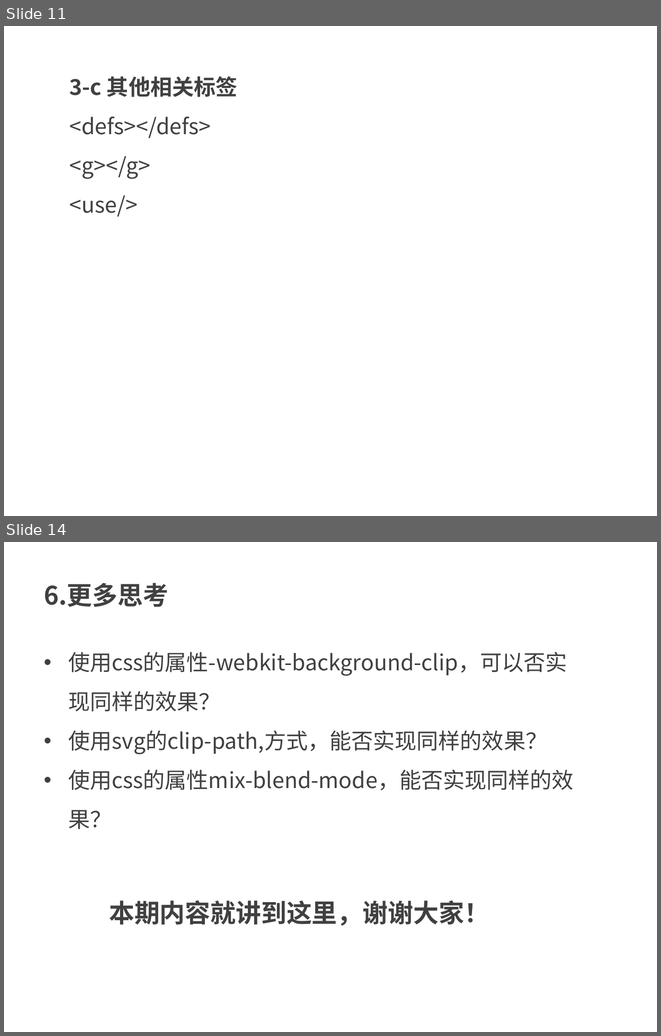
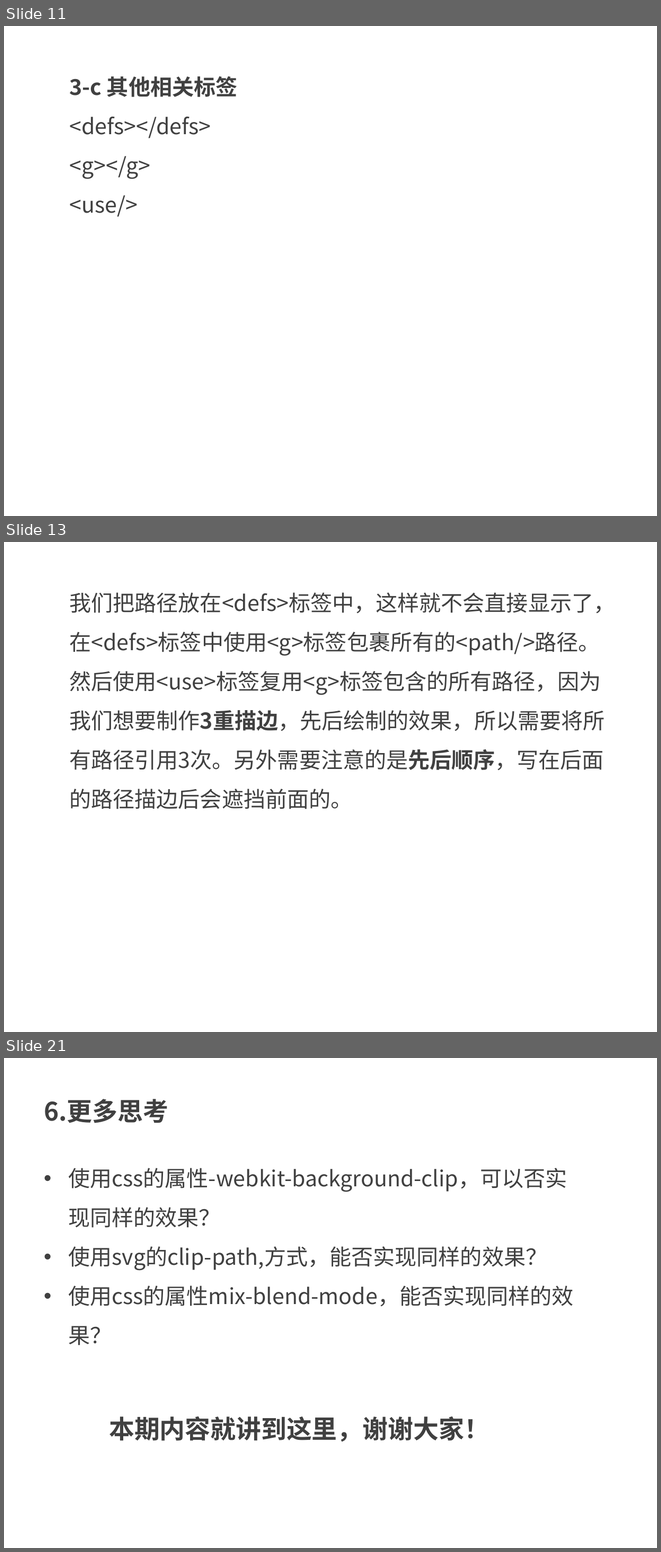
Before and after one commit to kong66/webAni, a slide deck: 9-svg-path-ani/svg-stroke-ani.pptx. Shown one above the other, each under a label of ours: slides 11 and 14 before the commit, slides 11, 13 and 21 after it; the slides between them are not shown. The pictures are 661x1036 and 661x1552 pixels, drawn with LibreOffice and Linux fonts; fonts in the diff are those of the drawing. Boxes give left, top, right and bottom in pixels: in the first picture for what was removed or moved away, otherwise in the second. Text is boxed around its words. In the diff, an @@ line names an element or a change of style, - is before the commit and + after.

```diff
--- a/9-svg-path-ani/svg-stroke-ani.pptx
+++ b/9-svg-path-ani/svg-stroke-ani.pptx
@@ slide 13 added at <box>4,542,657,1032</box>, background #FFFFFF @@
@@ text added at <box>70,592,616,809</box>, 24 pt, text #404040 @@
+我们把路径放在<defs>标签中，这样就不会直接显示了，在<defs>标签中使用<g>标签包裹所有的<path/>路径。然后使用<use>标签复用<g>标签包含的所有路径，因为我们想要制作3重描边，先后绘制的效果，所以需要将所有路径引用3次。另外需要注意的是先后顺序，写在后面的路径描边后会遮挡前面的。
@@ what was slide 14 is now slide 21 @@
```
Also in this commit, not shown: 2 slides changed, 7 other slides added, 1 slide removed, 2 other files.
